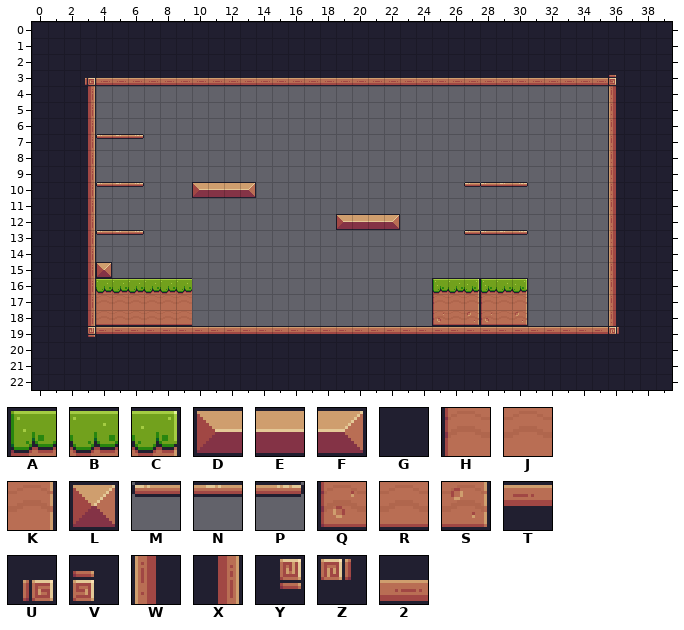
A Tiled map gets an edit: assets/tiles/Level-01.tmx. Above, as it was before the edit.
Cells are 16x16 px. Shown: x 0..39, y 0..22.
Key: from "Pixel Adventure": A 6, B 7, C 8, D 12, E 13, F 14, G 23, H 28, J 29, K 30, L 34, M 39, N 40, P 41, Q 50, R 51, S 52, T 89, U 91, V 92, W 110, X 112, Y 113, Z 114, 2 133.
_ is an empty cell.
Layer "background" before, first column x 0:
 0 GGGGGGGGGGGGGGGGGGGGGGGGGGGGGGGGGGGGGGGG
 1 GGGGGGGGGGGGGGGGGGGGGGGGGGGGGGGGGGGGGGGG
 2 GGGGGGGGGGGGGGGGGGGGGGGGGGGGGGGGGGGGGGGG
 3 GGGU22222222222222222222222222222222VGGG
 4 GGGX________________________________WGGG
 5 GGGX________________________________WGGG
 6 GGGX________________________________WGGG
 7 GGGXMNP_____________________________WGGG
 8 GGGX________________________________WGGG
 9 GGGX________________________________WGGG
10 GGGXMNP___DEEF_____________MMNP_____WGGG
11 GGGX________________________________WGGG
12 GGGX_______________DEEF_____________WGGG
13 GGGXMNP____________________MMNP_____WGGG
14 GGGX________________________________WGGG
15 GGGXL_______________________________WGGG
16 GGGXBBBBBB_______________ABCABC_____WGGG
17 GGGXJJJJJJ_______________HJKHJK_____WGGG
18 GGGXRRRRRR_______________QRSQRS_____WGGG
19 GGGYTTTTTTTTTTTTTTTTTTTTTTTTTTTTTTTTZGGG
20 GGGGGGGGGGGGGGGGGGGGGGGGGGGGGGGGGGGGGGGG
21 GGGGGGGGGGGGGGGGGGGGGGGGGGGGGGGGGGGGGGGG
22 GGGGGGGGGGGGGGGGGGGGGGGGGGGGGGGGGGGGGGGG
After:
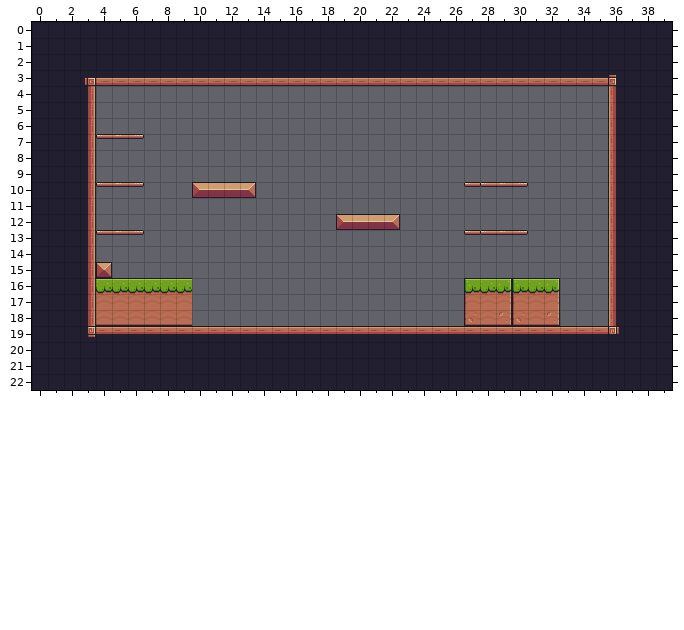
Edits made:
{"where": "layer \"background\""}
{"y":16,"x":25,"old":"ABCABC__","new":"__ABCABC"}
{"y":17,"x":25,"old":"HJKHJK__","new":"__HJKHJK"}
{"y":18,"x":25,"old":"QRSQRS__","new":"__QRSQRS"}
{"label":"changed","picture_box":[432,278,560,326]}
